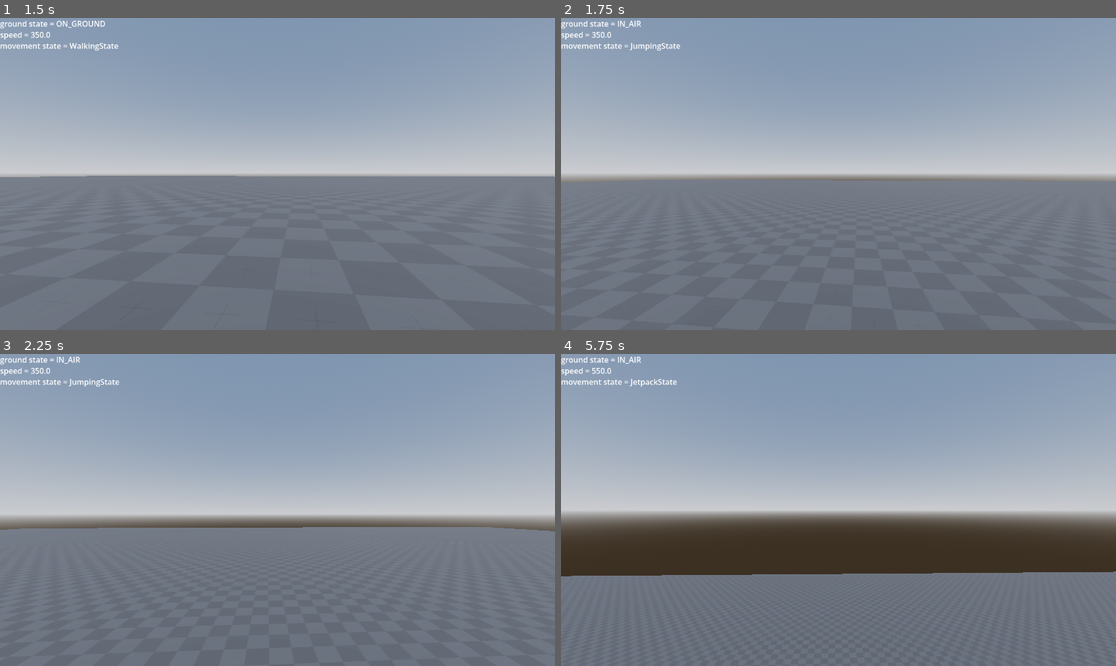
Above: before the commit, frames 1-4 (two rows, left to right).
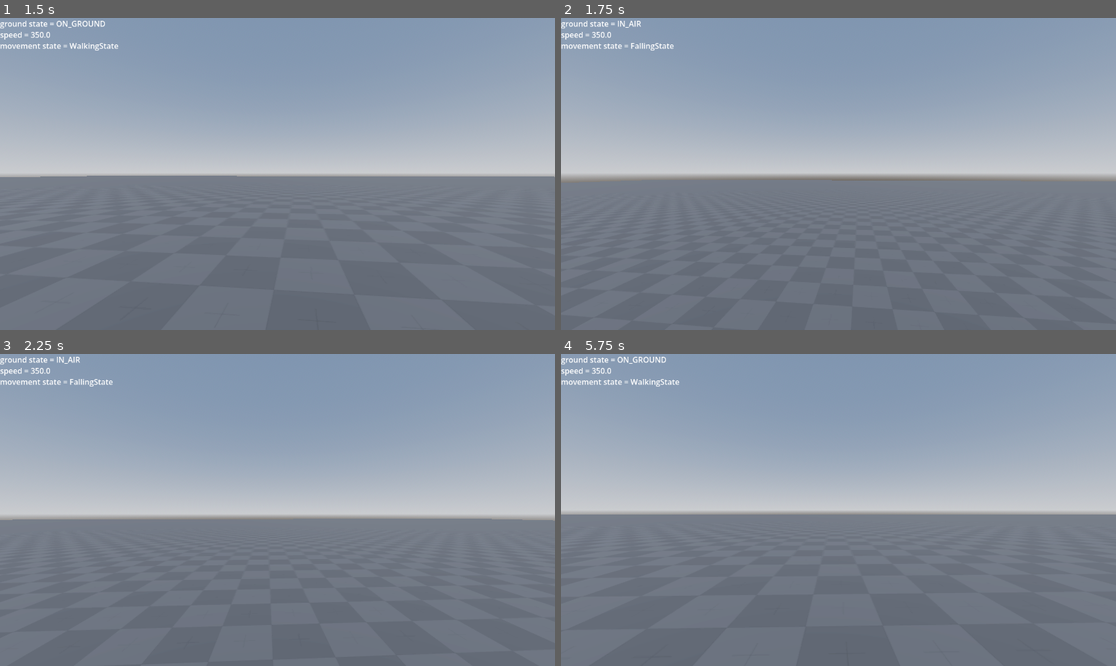
Above: after the commit, the same moments.

Repository: schlorp/Bo3Clone
Game: Godot game, scene res://Scenes/Game.tscn
Two runs of this game, one before a commit and one after it. Both use one fixed random seed, a clock stepped at 60 frames per second and the inputs below.
Inputs (mouse positions are in pixels of both pictures, inside the frame that each line leads up to):
- Up to frame 1 (1.5 s): tap Enter at 0.5 s; move the mouse to (305, 174) at 0.52 s; hold Space (game_jump) 0.53-1.28 s; hold W (game_move_forward) from 0.53 s (still down); click (305, 174) at 0.67 s; move the mouse to (249, 174) at 1.27 s; right-click (249, 174) at 1.35 s
- Up to frame 2 (1.75 s): keep holding W (game_move_forward); tap Space (game_jump) at 1.52, 1.55 s
- Up to frame 3 (2.25 s): keep holding W (game_move_forward); tap Space (game_jump) at 1.82 s; move the mouse to (288, 503) at 2.02 s; hold Ctrl (game_crouch) from 2.03 s (still down)
- Up to frame 4 (5.75 s): keep holding W (game_move_forward); tap Space (game_jump) at 2.3, 3.02, 3.05, 3.32, 3.77, 3.8, 4.07, 4.52, 4.55, 4.82 s; move the mouse to (832, 516) at 2.77 s; release Ctrl (game_crouch) at 2.78 s; click (832, 516) at 2.85 s; tap Enter at 3.5 s; move the mouse to (877, 513) at 3.52 s; hold Shift (game_sprint) 3.53-4.28 s; move the mouse to (794, 506) at 4.27 s; tap V (game_switch_fire_mode) at 4.35 s; move the mouse to (844, 510) at 5.02 s; hold Space (game_jump) from 5.03 s (still down); tap 1 (game_switch_key_1) at 5.1 s; click (844, 510) at 5.17 s

Frame 1 is identical in both runs. In frame 2, 0.1% of the frame differs, in the area x 12-22%, y 8-11%; in frame 3, 2.2%; in frame 4, 18%, in the area x 0-100%, y 0-72%.

Commit message:
added a falling state

Diff:
--- /dev/null
+++ b/Scripts/Movement/falling_state.gd
@@ -0,0 +1,54 @@
+extends State
+class_name FallingState
+
+var can_jetpack: bool = false
+
+func _init(_statemachine: StateMachine) -> void:
+	super._init(_statemachine)
+	state_name = "FallingState"
+
+
+func setup_transitions() -> void:
+	add_transition(
+		Transition.new(
+			self,
+			state_machine.available_states["JetpackState"],
+			func():	return !state_machine.movement_node.is_grounded() && Input.is_action_pressed("game_jump") && can_jetpack
+		)
+	)
+	add_transition(
+		Transition.new(
+			self,
+			state_machine.available_states["SprintingState"],
+			func():	return state_machine.movement_node.is_grounded() && state_machine.movement_node.sprint_input && state_machine.movement_node.is_moving()
+		)
+	)
+	add_transition(
+		Transition.new(
+			self,
+			state_machine.available_states["CrouchState"],
+			func():	return state_machine.movement_node.is_grounded() && state_machine.movement_node.crouch_input
+		)
+	)
+	add_transition(
+		Transition.new(
+			self,
+			state_machine.available_states["WalkingState"],
+			func():	return state_machine.movement_node.is_grounded() && state_machine.movement_node.is_moving()
+		)
+	)
+	add_transition(
+		Transition.new(
+			self,
+			state_machine.available_states["IdleState"],
+			func():	return state_machine.movement_node.is_grounded() && !state_machine.movement_node.is_moving()
+		)
+	)
+
+func update_state(delta: float) -> void:
+	if Input.is_action_just_released("game_jump"):
+		can_jetpack = true
+
+
+func exit_state() -> void:
+	can_jetpack = false
--- a/Scripts/Movement/jetpack_state.gd
+++ b/Scripts/Movement/jetpack_state.gd
@@ -1,23 +1,22 @@
 extends State
 class_name JetpackState
 
-var jetpack_force: float = 2.5
+var jetpack_force: float = 50
 
 func _init(_statemachine: StateMachine) -> void:
 	super._init(_statemachine)
 	state_name = "JetpackState"
 
+
 func setup_transitions() -> void:
 	add_transition(
 		Transition.new(
 			self,
-			state_machine.available_states["JumpingState"],
+			state_machine.available_states["FallingState"],
 			func():	return Input.is_action_just_released("game_jump")
 		)
 	)
 
-func enter_state() -> void:
-	pass
 
 func update_state(delta: float) -> void:
-	state_machine.movement_node.movement_vector.y = jetpack_force
+	state_machine.movement_node.movement_vector.y = jetpack_force * delta
--- a/Scripts/Movement/jumping_state.gd
+++ b/Scripts/Movement/jumping_state.gd
@@ -2,7 +2,6 @@
 class_name JumpingState
 
 @export var jump_force: float = 2.5
-var can_jetpack: bool = false
 
 
 func _init(_statemachine: StateMachine) -> void:
@@ -14,48 +13,12 @@
 	add_transition(
 		Transition.new(
 			self,
-			state_machine.available_states["JetpackState"],
-			func():	return !state_machine.movement_node.is_grounded() && Input.is_action_pressed("game_jump") && can_jetpack
+			state_machine.available_states["FallingState"],
+			func():	return !state_machine.movement_node.is_grounded()
 		)
 	)
-	add_transition(
-		Transition.new(
-			self,
-			state_machine.available_states["SprintingState"],
-			func():	return state_machine.movement_node.sprint_input && state_machine.movement_node.is_grounded() && state_machine.movement_node.is_moving()
-		)
-	)
-	add_transition(
-		Transition.new(
-			self,
-			state_machine.available_states["CrouchState"],
-			func():	return state_machine.movement_node.crouch_input && state_machine.movement_node.is_grounded()
-		)
-	)
-	add_transition(
-		Transition.new(
-			self,
-			state_machine.available_states["WalkingState"],
-			func():	return state_machine.movement_node.is_moving() && state_machine.movement_node.is_grounded()
-		)
-	)
-	add_transition(
-		Transition.new(
-			self,
-			state_machine.available_states["IdleState"],
-			func():	return !state_machine.movement_node.is_moving() && state_machine.movement_node.is_grounded()
-		)
-	)
+
 
 func enter_state() -> void:
 	state_machine.movement_node.jump_basis = state_machine.movement_node.parent_character.transform.basis
 	state_machine.movement_node.movement_vector.y = jump_force
-
-
-func update_state(delta: float) -> void:
-	if Input.is_action_just_released("game_jump"):
-		can_jetpack = true
-
-
-func exit_state() -> void:
-	can_jetpack = false
--- a/Scripts/Movement/movement_state_machine.gd
+++ b/Scripts/Movement/movement_state_machine.gd
@@ -21,6 +21,7 @@
 	var crouch_state = CrouchState.new(self)
 	var slide_state = SlideState.new(self)
 	var jetpack_state = JetpackState.new(self)
+	var falling_state = FallingState.new(self)
 
 	_available_states = {
 		idle_state.state_name: idle_state,
@@ -29,7 +30,8 @@
 		jumping_state.state_name: jumping_state,
 		crouch_state.state_name: crouch_state,
 		slide_state.state_name: slide_state,
-		jetpack_state.state_name: jetpack_state
+		jetpack_state.state_name: jetpack_state,
+		falling_state.state_name: falling_state
 	}
 
 	for state in _available_states.values():
Not shown, added: Scripts/Movement/falling_state.gd.uid
